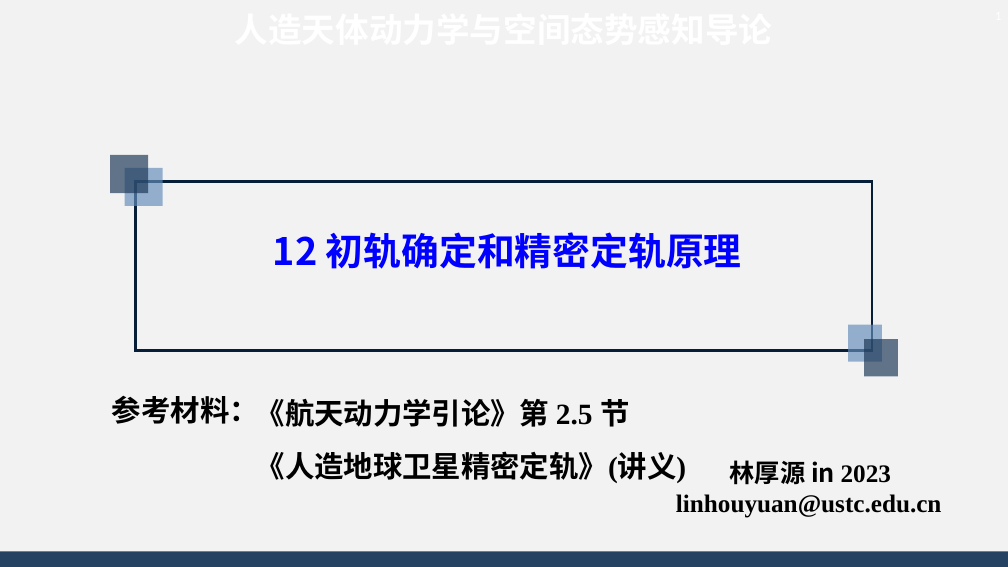
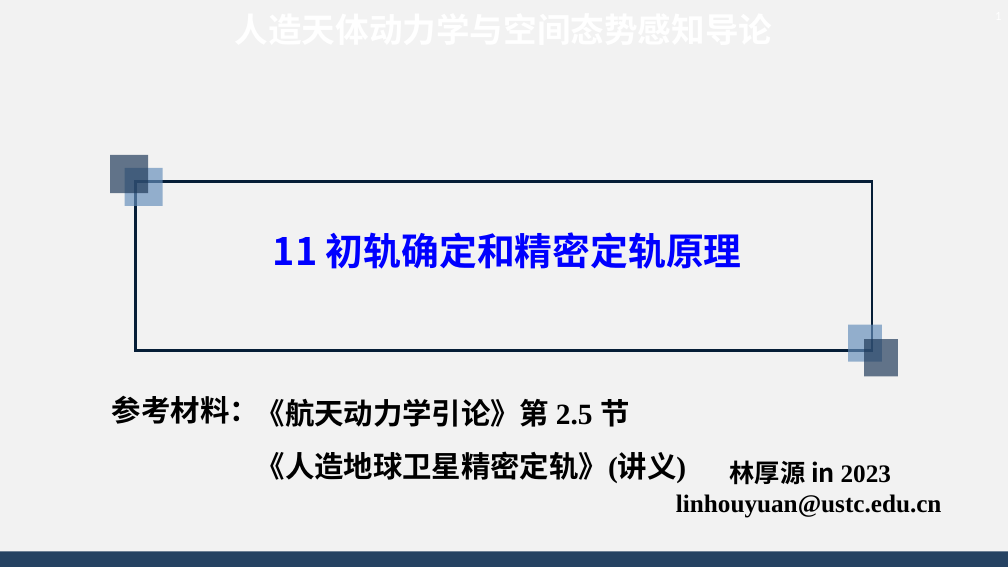
Before and after one commit to AsBackup/DAOSSA, a slide deck: slide 1 of 11 初轨确定和精密定轨原理.pptx. Drawn at 1008x567 pixels with LibreOffice and Linux fonts; fonts in the diff are those of the drawing; background and template pictures are left out. Boxes give left, top, right and bottom in pixels: in the first picture for what was removed or moved away, otherwise in the second. Text is boxed around its words. In the diff, an @@ line names an element or a change of style, - is before the commit and + after.

```diff
--- a/11 初轨确定和精密定轨原理.pptx
+++ b/11 初轨确定和精密定轨原理.pptx
@@ text at (x1=273, y1=232, x2=742, y2=269): text changed @@
-12 初轨确定和精密定轨原理
+11 初轨确定和精密定轨原理
```
Also in this commit, not shown: 1 other file.
